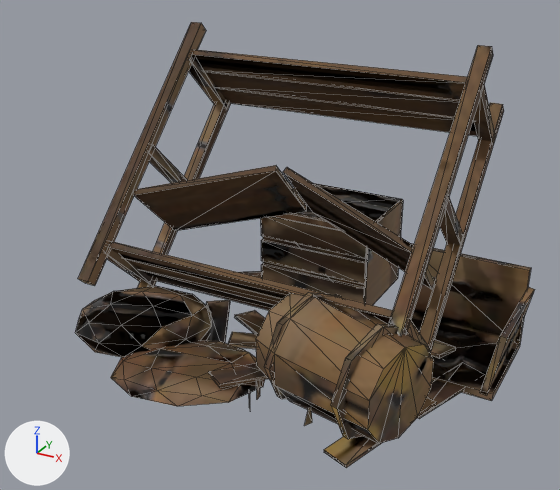
The glTF model assets/models/wreck-heap/wreck-heap.low.glb, before and after one commit.
One viewpoint serves both versions: a camera (50 mm lens) standing at (1.24, -2.43, 1.61) and looking at (-0.07, -0.05, 0.42). Every picture has the same lights, and +X, +Y and +Z are marked at lower left. The picture after the commit comes second. Mesh edges are drawn as thin lines. Where no turn or scale is listed for an object, it has been applied to the vertices. Vertices at exactly the same position are counted once.

In view in the first picture: 'wreck-heap'.
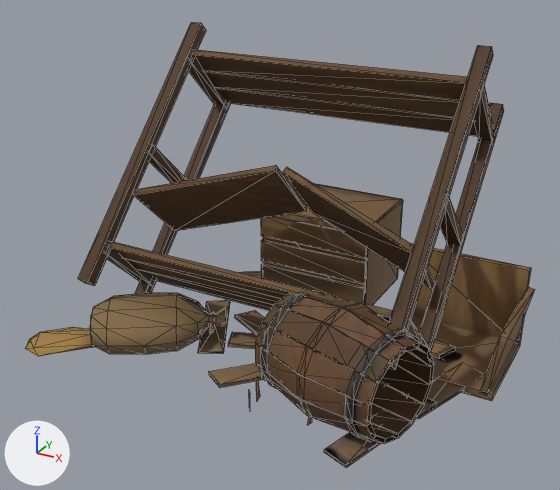
Where the newer file only moved an object's origin or applied its transform, the numbers keep the older frame.

The change, as a diff of the scene's bpy script:
```diff
--- a/assets/models/wreck-heap/wreck-heap.low.glb.py
+++ b/assets/models/wreck-heap/wreck-heap.low.glb.py
@@ me_wreck_heap @@
 # used by ob_wreck_heap; location = (0.007, 0.024, 0.572)
-me_wreck_heap.from_pydata(...)  # 431 vertices, 677 faces; spans x -0.81..0.81, y -0.68..0.68, z -0.57..0.57
+me_wreck_heap.from_pydata(...)  # 675 vertices, 967 faces; spans x -0.96..0.81, y -0.66..0.68, z -0.57..0.57
+# me_wreck_heap part 1: the loose piece of 8 vertices spanning x -0.25..0.12, y -0.25..-0.02, z -0.57..-0.54 is copied, and the copy is multiplied about its middle by the matrix ((-0.056, 0.18, 0.531), (-0.212, 0.488, -0.188), (-0.52, -0.218, 0.019)), then moved by (0.16, -0.32, 0.18); it spans x 0.08..0.12, y -0.49..-0.42, z -0.47..-0.27
+# me_wreck_heap part 2: the loose piece of 36 vertices spanning x -0.81..-0.31, y -0.54..-0.11, z -0.57..-0.36 is rebuilt with 54 vertices and now spans x -0.75..-0.23, y -0.56..-0.12, z -0.57..-0.39
+# me_wreck_heap part 3: the loose piece of 16 vertices spanning x 0.41..0.56, y -0.65..-0.25, z -0.57..-0.17 is rebuilt with 28 vertices and now spans x 0.46..0.59, y -0.64..-0.28, z -0.56..-0.19
+# me_wreck_heap part 4: 16 vertices moved from x -0.25..0.63, y -0.56..-0.18, z -0.57..-0.17 to x 0.07..0.6, y -0.55..-0.19, z -0.57..-0.16; 58 vertices removed from x -0.55..0.61, y -0.68..-0.16, z -0.57..-0.17; 251 vertices added at x -0.96..0.63, y -0.64..-0.16, z -0.57..-0.16
+# me_wreck_heap part 5: 446 kept faces spanning x -0.75..0.81, y -0.66..0.68, z -0.57..0.57 get new texture (UV) coordinates
+# other edits to the shape of me_wreck_heap do not show in these pictures
 me_wreck_heap.materials.append(mat_wreck_heap)
```

Pixel boxes (x1, y1, x2, y2) of what changed, in the pictures (560 x 490 px):
'wreck-heap', reshaped (11% wider)
    before: (75, 22, 535, 468)
    after: (26, 22, 535, 468)
part 1 of me_wreck_heap, added
    after: (261, 327, 280, 380)
part 2 of me_wreck_heap, rebuilt (14% shorter)
    before: (75, 286, 212, 357)
    after: (90, 293, 226, 354)
part 3 of me_wreck_heap, rebuilt (6% narrower)
    before: (331, 324, 413, 439)
    after: (345, 330, 422, 442)
part 4 of me_wreck_heap, reshaped
    before: (111, 292, 434, 444)
    after: (26, 291, 434, 444)
part 5 of me_wreck_heap, surface changed
    both: (81, 23, 533, 468)
